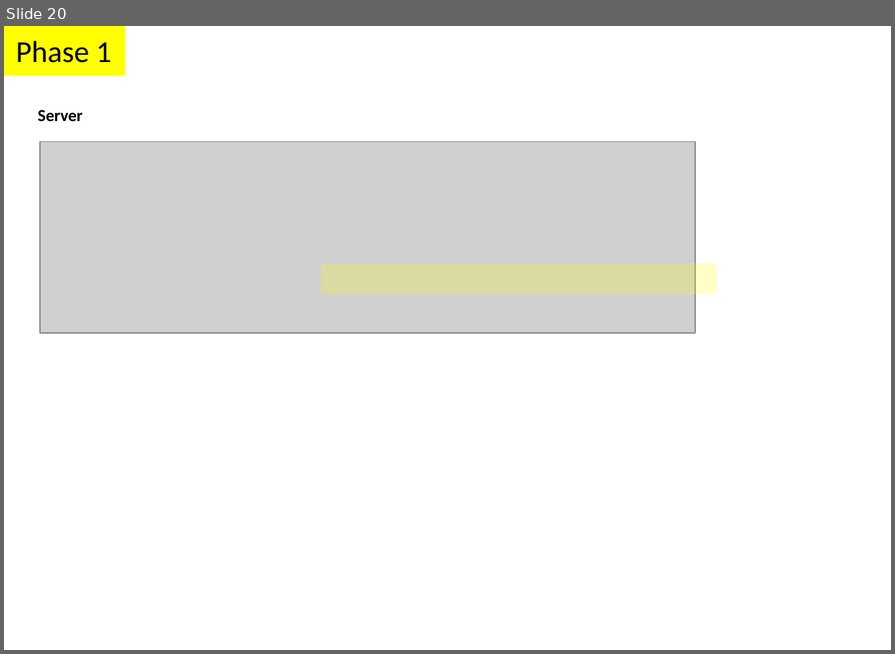
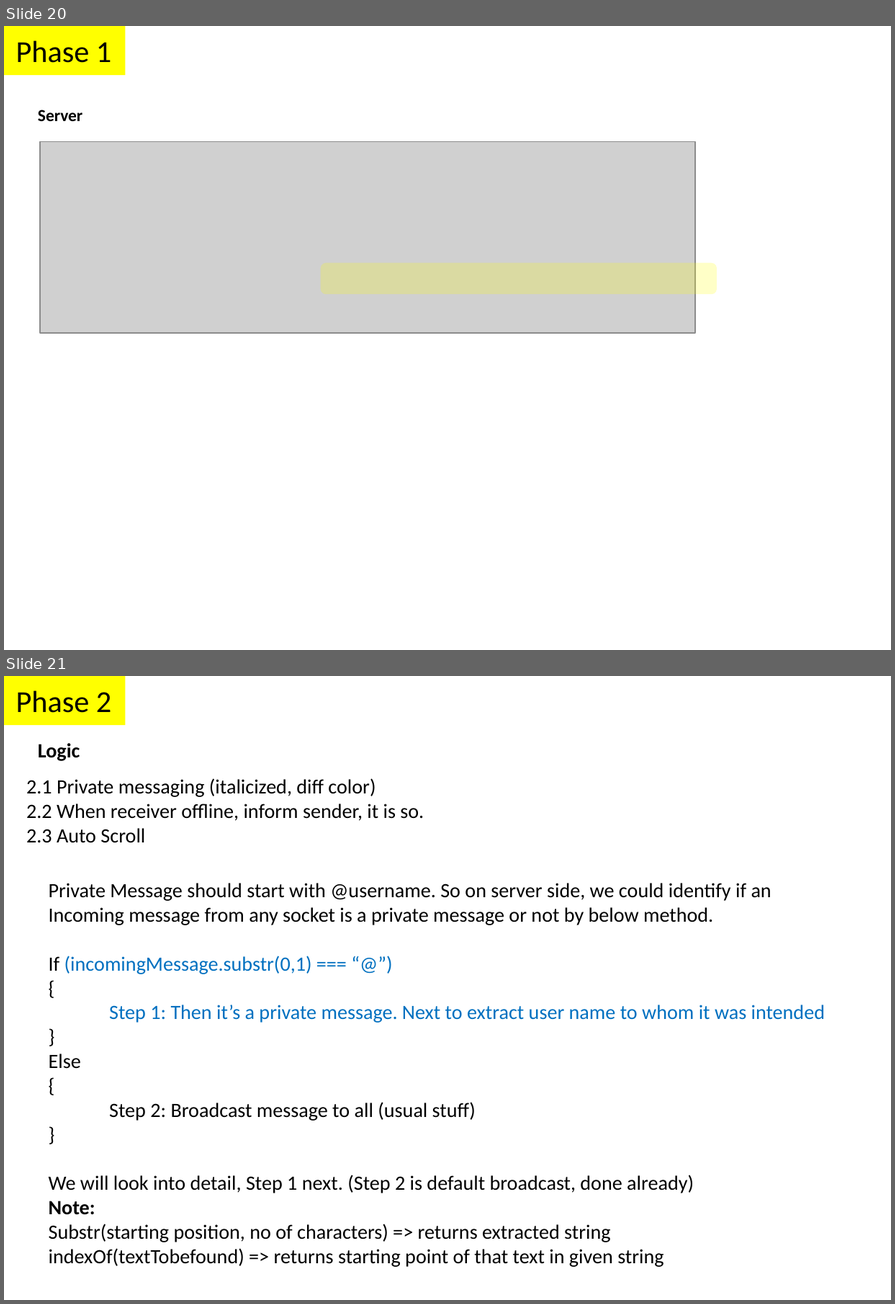
Before and after one commit to parthi2929/awesome-socket-io, a slide deck: Illustrations.pptx. Shown one above the other, each under a label of ours: slide 20 before the commit, slides 20 and 21 after it. The pictures are 895x654 and 895x1304 pixels, drawn with LibreOffice and Linux fonts; fonts in the diff are those of the drawing; grey boxes stand for pictures. Boxes give left, top, right and bottom in pixels: in the first picture for what was removed or moved away, otherwise in the second. Text is boxed around its words. In the diff, an @@ line names an element or a change of style, - is before the commit and + after.

Commit message:
Private Messaging and Auto Scroll

```diff
--- a/Illustrations.pptx
+++ b/Illustrations.pptx
@@ slide 21 added at [4,676,891,1300], background #FFFFFF @@
@@ rectangle added at [4,676,126,725], fill #FFFF00, 18 pt, text #000000 @@
+Phase 2
@@ text added at [38,743,80,761], 12 pt, text #000000, bold @@
+Logic
@@ text added at [26,778,424,843], 12 pt, text #000000 @@
+2.1 Private messaging (italicized, diff color)
+2.2 When receiver offline, inform sender, it is so.
+2.3 Auto Scroll
@@ text added at [49,883,825,1266], 12 pt, text #000000 @@
+Private Message should start with @username. So on server side, we could identify if an
+Incoming message from any socket is a private message or not by below method.
+If (incomingMessage.substr(0,1) === “@”)
+{
+Step 1: Then it’s a private message. Next to extract user name to whom it was intended
+}
+Else
+{
+Step 2: Broadcast message to all (usual stuff)
+}
+We will look into detail, Step 1 next. (Step 2 is default broadcast, done already)
+Note:
+Substr(starting position, no of characters) => returns extracted string
+indexOf(textTobefound) => returns starting point of that text in given string
```
Also in this commit, not shown: 5 other slides added, 10 other files.
